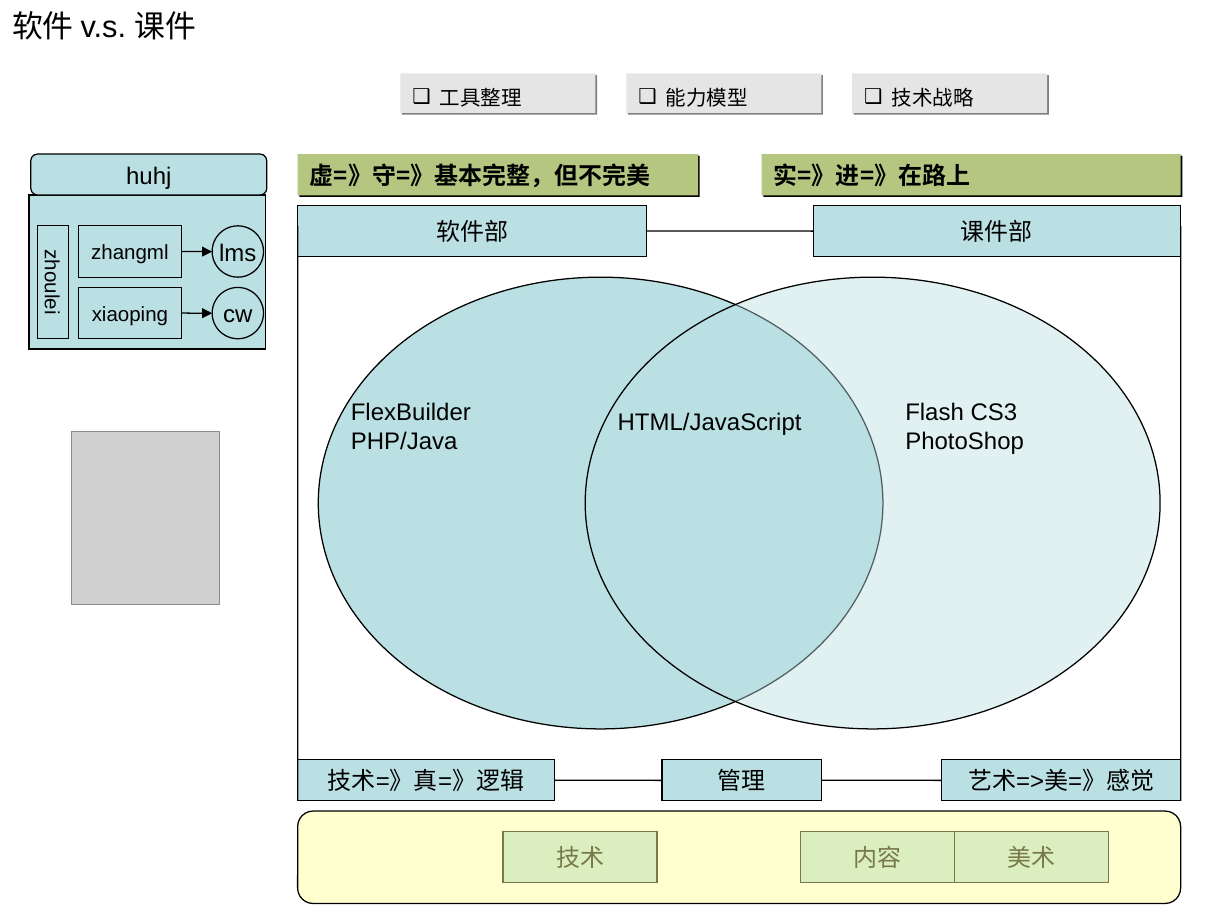
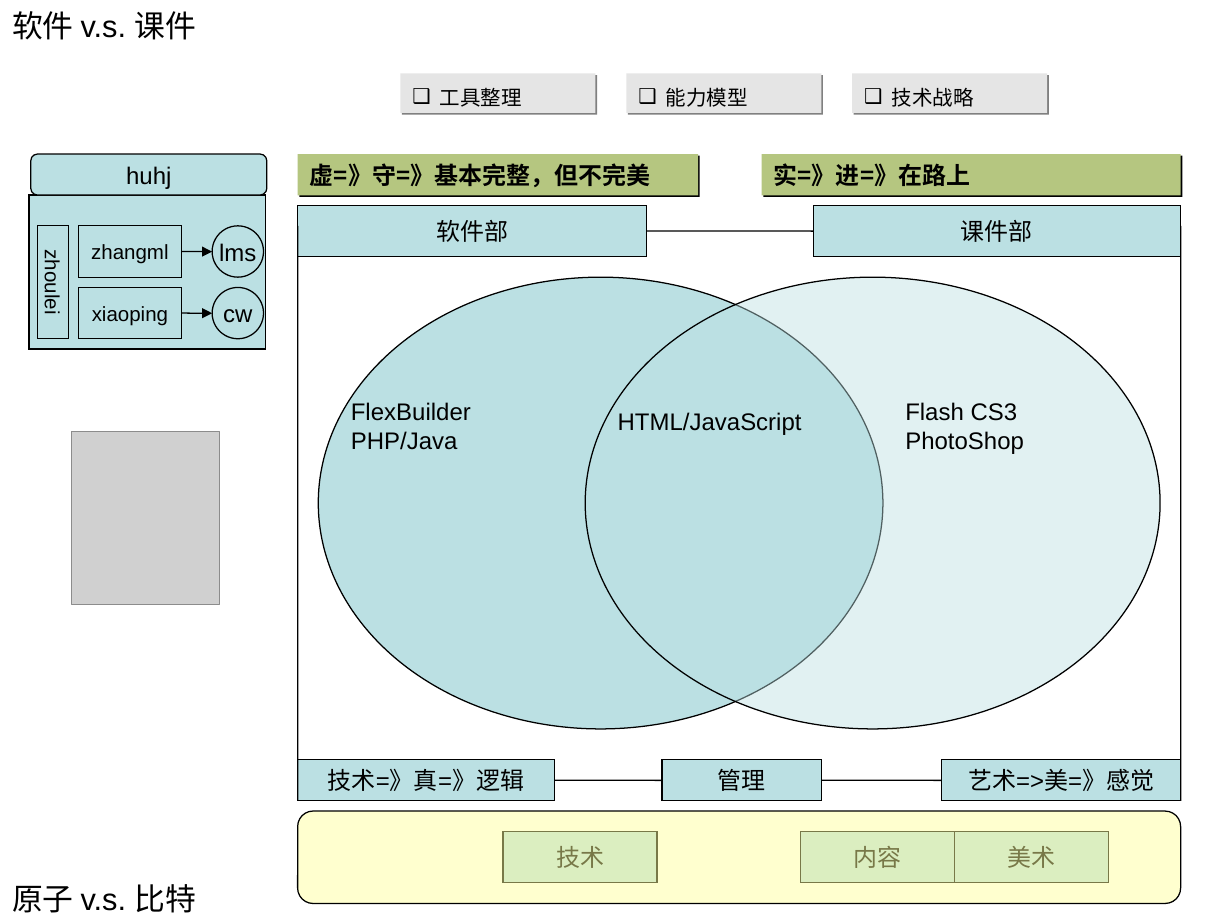
Before and after one commit to myedlt/myflash, a slide deck: slide 5 of docu/CWArch/课件模型.ppt. Drawn at 1232x924 pixels with LibreOffice and Linux fonts; fonts in the diff are those of the drawing; grey boxes stand for pictures. Boxes give left, top, right and bottom in pixels: in the first picture for what was removed or moved away, otherwise in the second. Text is boxed around its words. In the diff, an @@ line names an element or a change of style, - is before the commit and + after.

```diff
--- a/docu/CWArch/课件模型.ppt
+++ b/docu/CWArch/课件模型.ppt
@@ text added at (x1=12, y1=884, x2=197, y2=913), 18 pt, text #000000 @@
+原子 v.s. 比特
```
Also in this commit, not shown: 38 other files.
